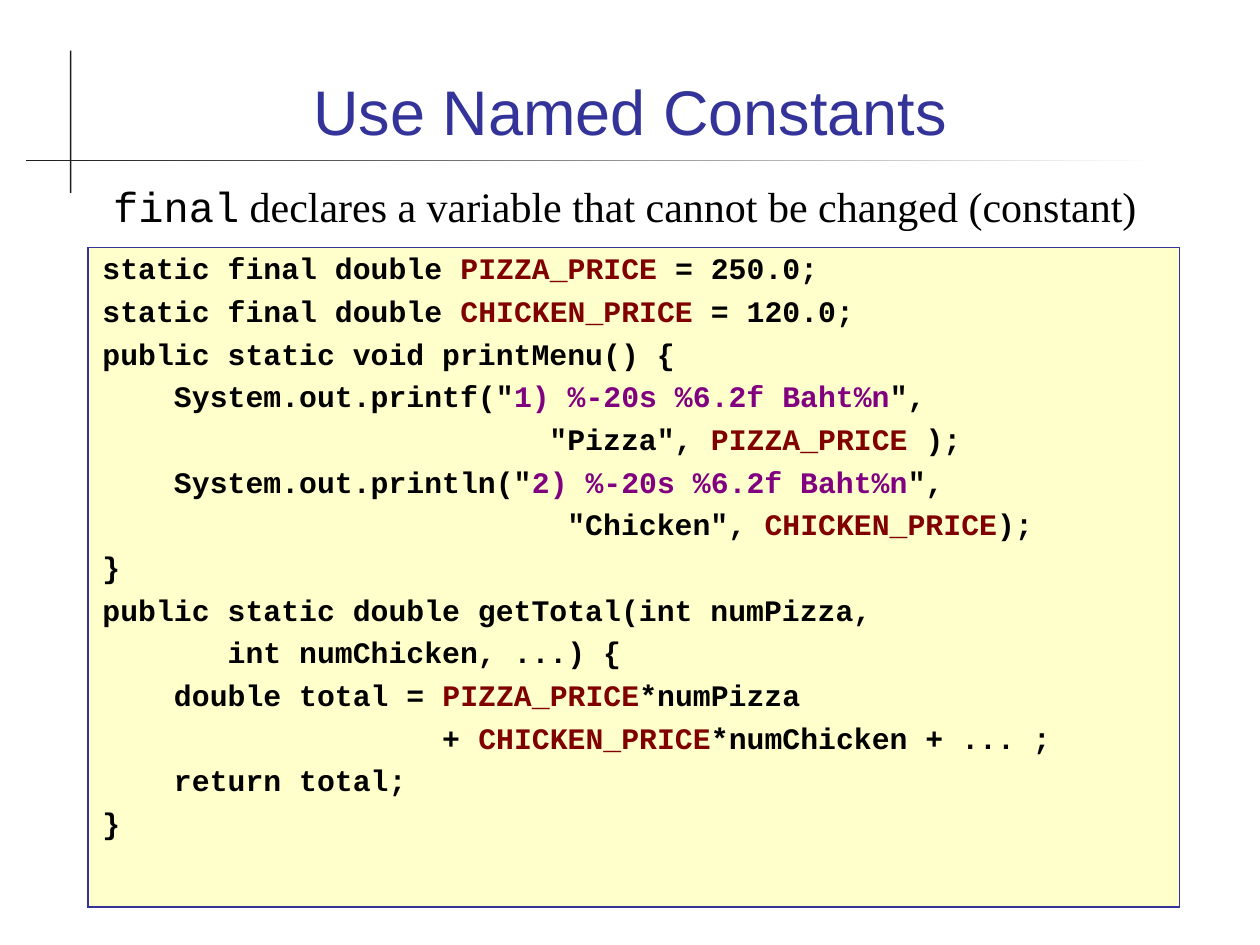
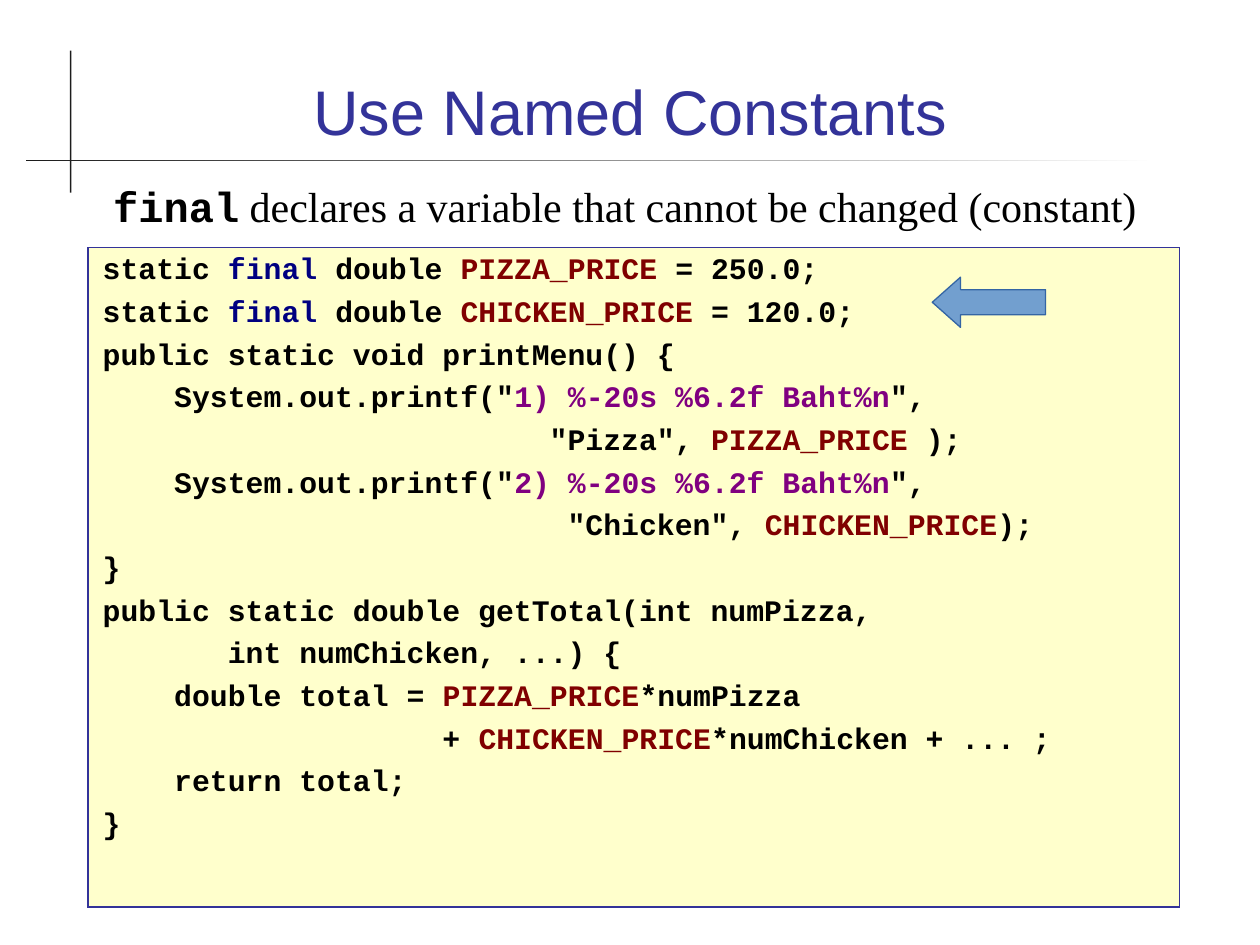
Before and after one commit to cpske/programming1, a slide deck: slide 31 of coding/Coding-Guidelines.ppt (slide 36 before the commit). Drawn at 1260x945 pixels with LibreOffice and Linux fonts; fonts in the diff are those of the drawing. Boxes give left, top, right and bottom in pixels: in the first picture for what was removed or moved away, otherwise in the second. Text is boxed around its words. In the diff, an @@ line names an element or a change of style, - is before the commit and + after.

```diff
--- a/coding/Coding-Guidelines.ppt
+++ b/coding/Coding-Guidelines.ppt
@@ text "final declares a variable that ..." at box(113, 192, 1137, 231): bold on in "final" @@
@@ text at box(103, 258, 854, 328): text colour #000000 to #000080 in "final", "final" @@
@@ left arrow added at box(932, 277, 1046, 328), fill #729FCF, outline #3465A4 0.74 pt @@
@@ text at box(174, 471, 925, 500): text changed @@
-System.out.println("2) %-20s %6.2f Baht%n",
+System.out.printf("2) %-20s %6.2f Baht%n",
```
Also in this commit, not shown: 11 other slides changed, 5 slides added, 8 slides removed, 5 other files.
